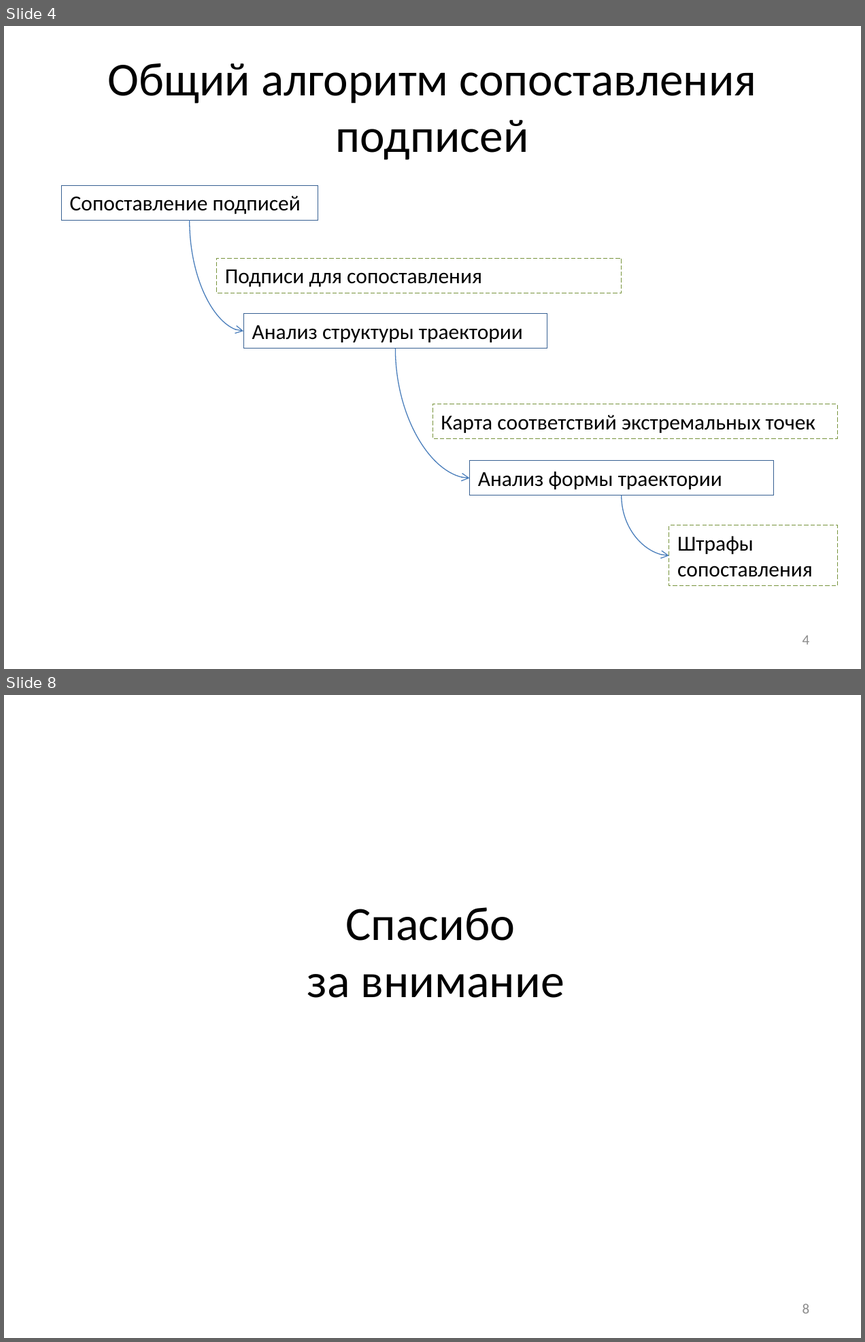
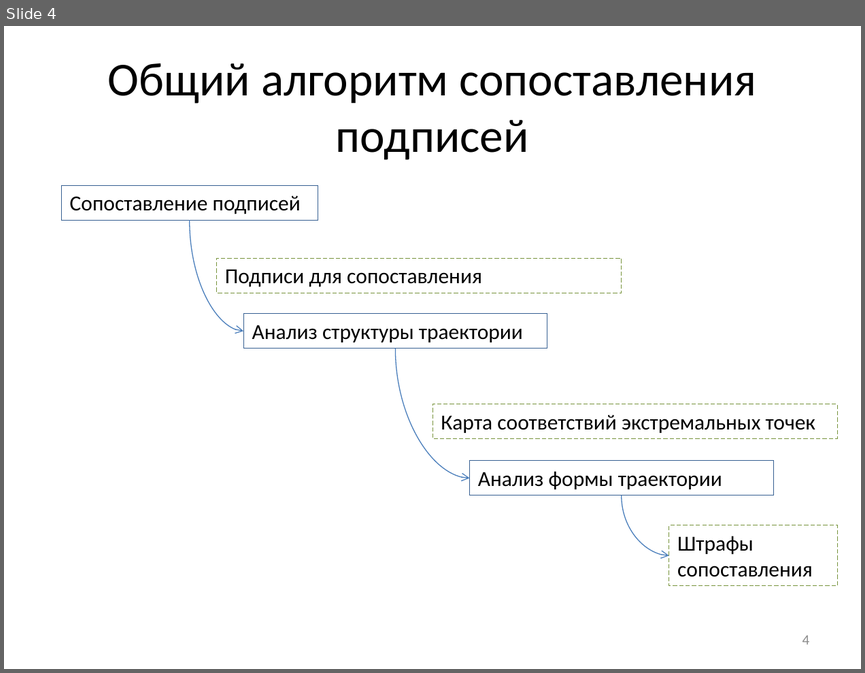
Before and after one commit to ilionsd/explanatory_note, a slide deck: Диплом.Презентация.pptx. Shown one above the other, each under a label of ours: slides 4 and 8 before the commit, slide 4 after it; the slides between them are not shown. The pictures are 865x1342 and 865x673 pixels, drawn with LibreOffice and Linux fonts; fonts in the diff are those of the drawing. Boxes give left, top, right and bottom in pixels: in the first picture for what was removed or moved away, otherwise in the second. Text is boxed around its words. In the diff, an @@ line names an element or a change of style, - is before the commit and + after.

```diff
--- a/Диплом.Презентация.pptx
+++ b/Диплом.Презентация.pptx
@@ slide 8 removed at [4,695,861,1338], background #FFFFFF @@
@@ text removed at [307,907,564,998] @@
-Спасибо
-за внимание
@@ page number removed at [802,1304,810,1313] @@
-8
```
Also in this commit, not shown: 4 slides changed, 3 slides added, 1 other slide removed, 8 other files.
